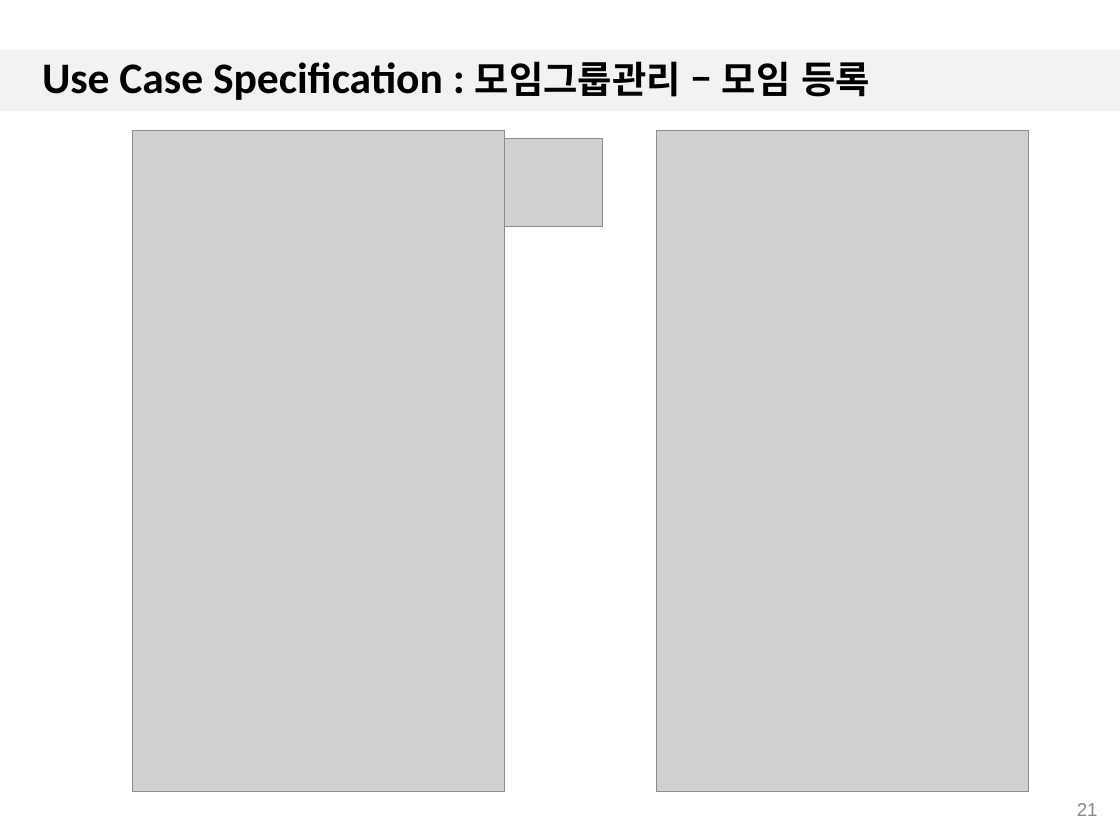
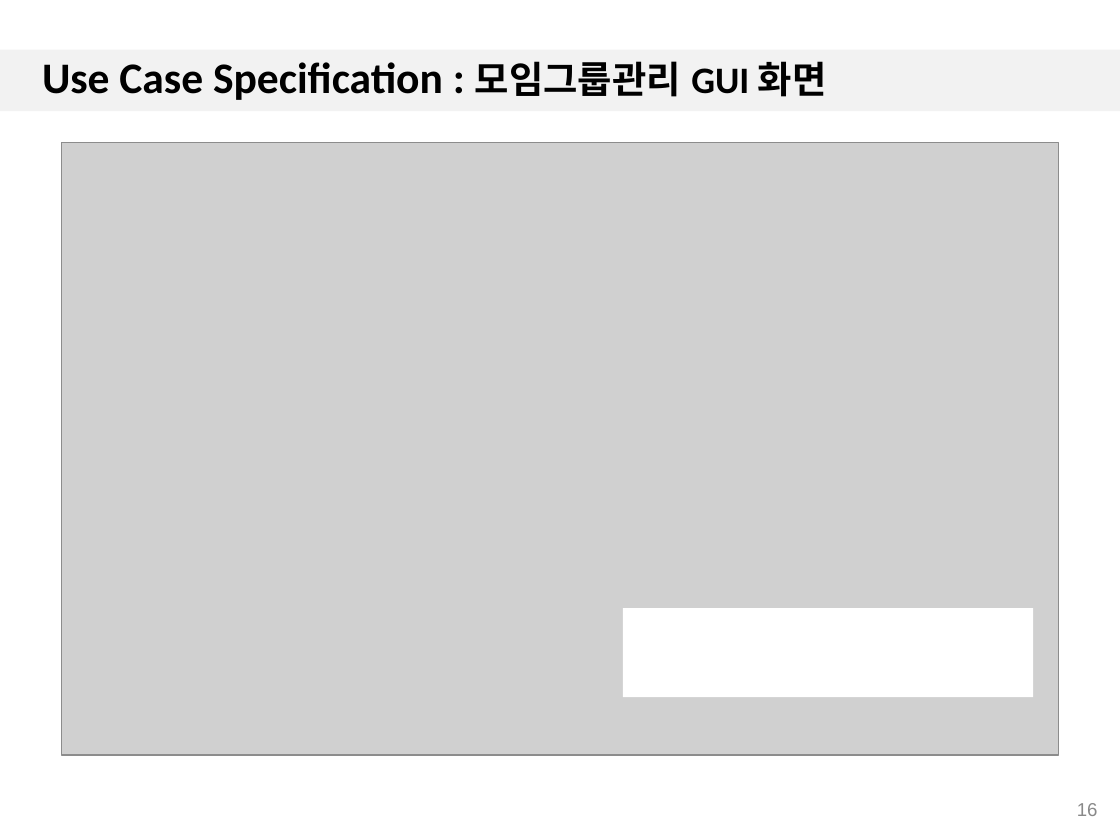
Before and after one commit to 7hong13/FillingGood, a slide deck: slide 16 of SRS/1.3/4팀_일정추천앱_UC_Spec_1.3.pptx (slide 21 before the commit). Drawn at 1120x840 pixels with LibreOffice and Linux fonts; fonts in the diff are those of the drawing; grey boxes stand for pictures; background and template pictures are left out. Boxes give left, top, right and bottom in pixels: in the first picture for what was removed or moved away, otherwise in the second. Text is boxed around its words. In the diff, an @@ line names an element or a change of style, - is before the commit and + after.

```diff
--- a/SRS/1.3/4팀_일정추천앱_UC_Spec_1.3.pptx
+++ b/SRS/1.3/4팀_일정추천앱_UC_Spec_1.3.pptx
@@ title at [42, 61, 827, 100]: text changed @@
-Use Case Specification : 모임그룹관리 – 모임 등록
+Use Case Specification : 모임그룹관리 GUI 화면
@@ picture added at [62, 143, 1058, 756] @@
@@ picture removed at [132, 130, 504, 792] @@
@@ picture removed at [504, 139, 601, 226] @@
@@ picture removed at [656, 130, 1028, 792] @@
@@ rectangle added at [623, 608, 1033, 698], fill #FFFFFF @@
@@ page number at [1077, 803, 1098, 816]: text changed @@
-21
+16
```
Also in this commit, not shown: 25 other slides changed, 15 slides removed.
